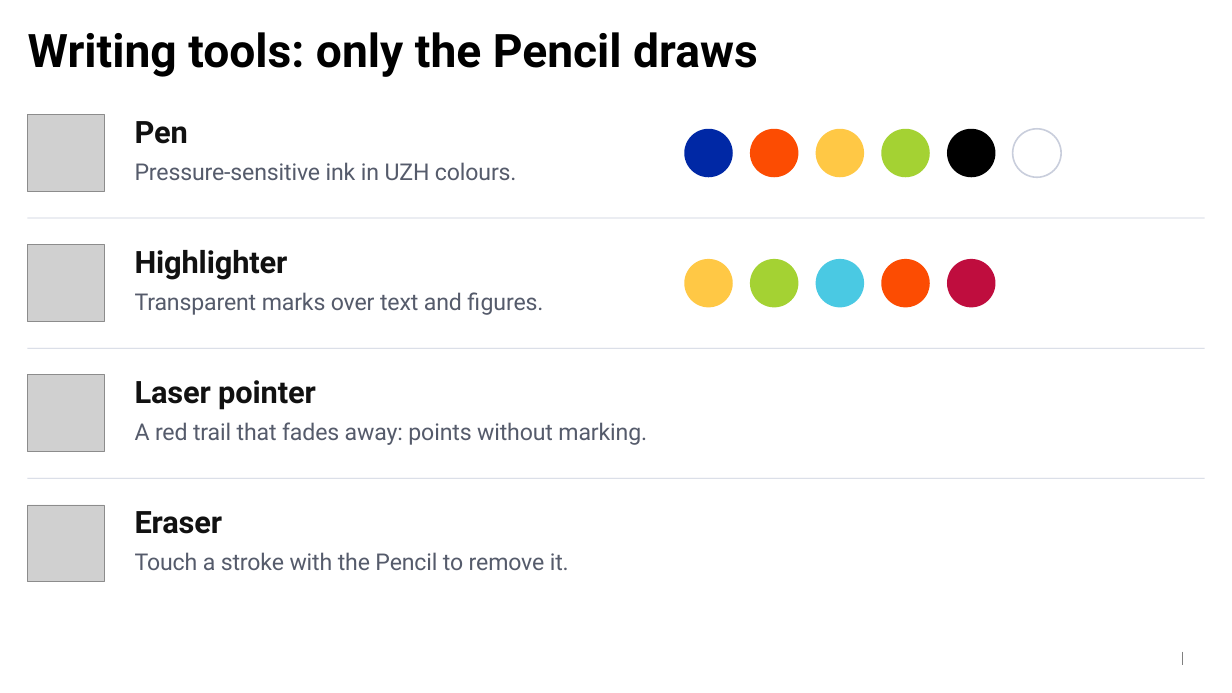
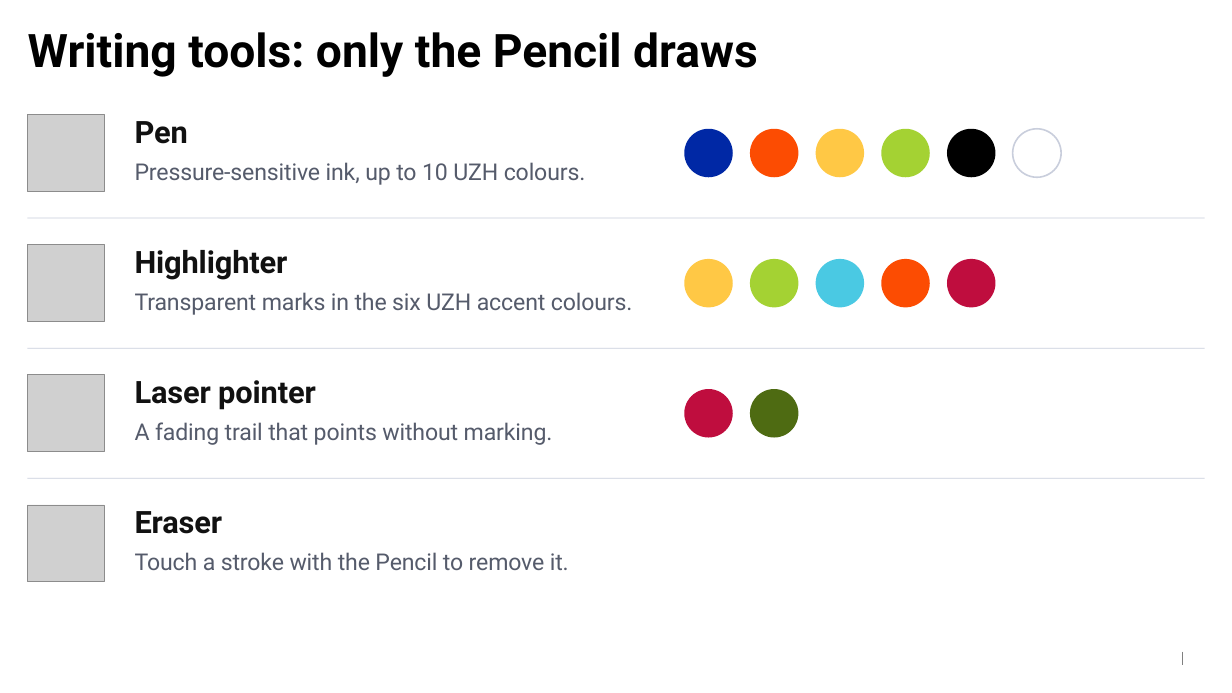
Before and after one commit to tessonec/bdlt-pdf-presenter, a slide deck: slide 7 of source/guide-deck.pptx. Drawn at 1232x693 pixels with LibreOffice and Linux fonts; fonts in the diff are those of the drawing; grey boxes stand for pictures; background and template pictures are left out. Boxes give left, top, right and bottom in pixels: in the first picture for what was removed or moved away, otherwise in the second. Text is boxed around its words. In the diff, an @@ line names an element or a change of style, - is before the commit and + after.

```diff
--- a/source/guide-deck.pptx
+++ b/source/guide-deck.pptx
@@ text at [135, 162, 586, 185]: text changed @@
-Pressure-sensitive ink in UZH colours.
+Pressure-sensitive ink, up to 10 UZH colours.
@@ text at [135, 292, 633, 315]: text changed @@
-Transparent marks over text and figures.
+Transparent marks in the six UZH accent colours.
@@ ellipse added at [685, 389, 733, 437], fill #BF0D3E @@
@@ ellipse added at [750, 389, 799, 437], fill #4E6B12 @@
@@ text at [135, 422, 553, 445]: text changed @@
-A red trail that fades away: points without marking.
+A fading trail that points without marking.
```
Also in this commit, not shown: 2 other slides changed, 1 slide added, 3 other files.
